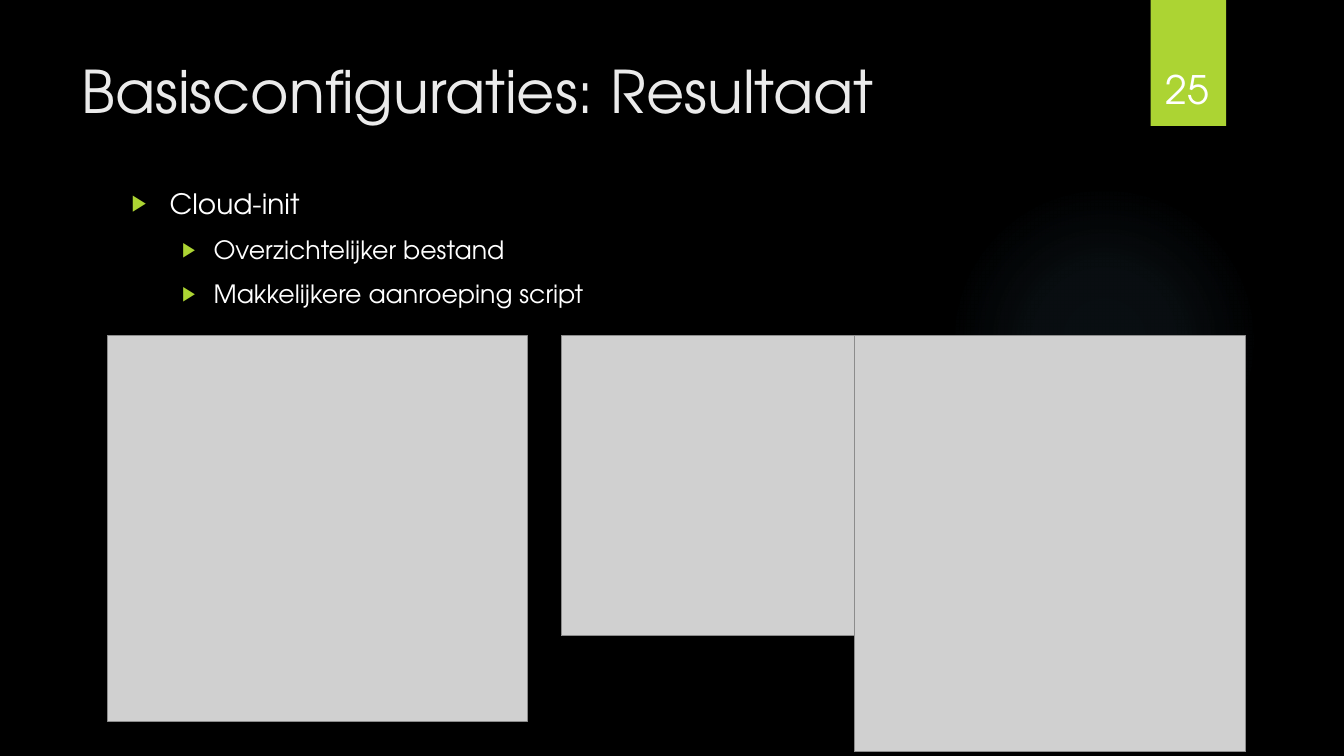
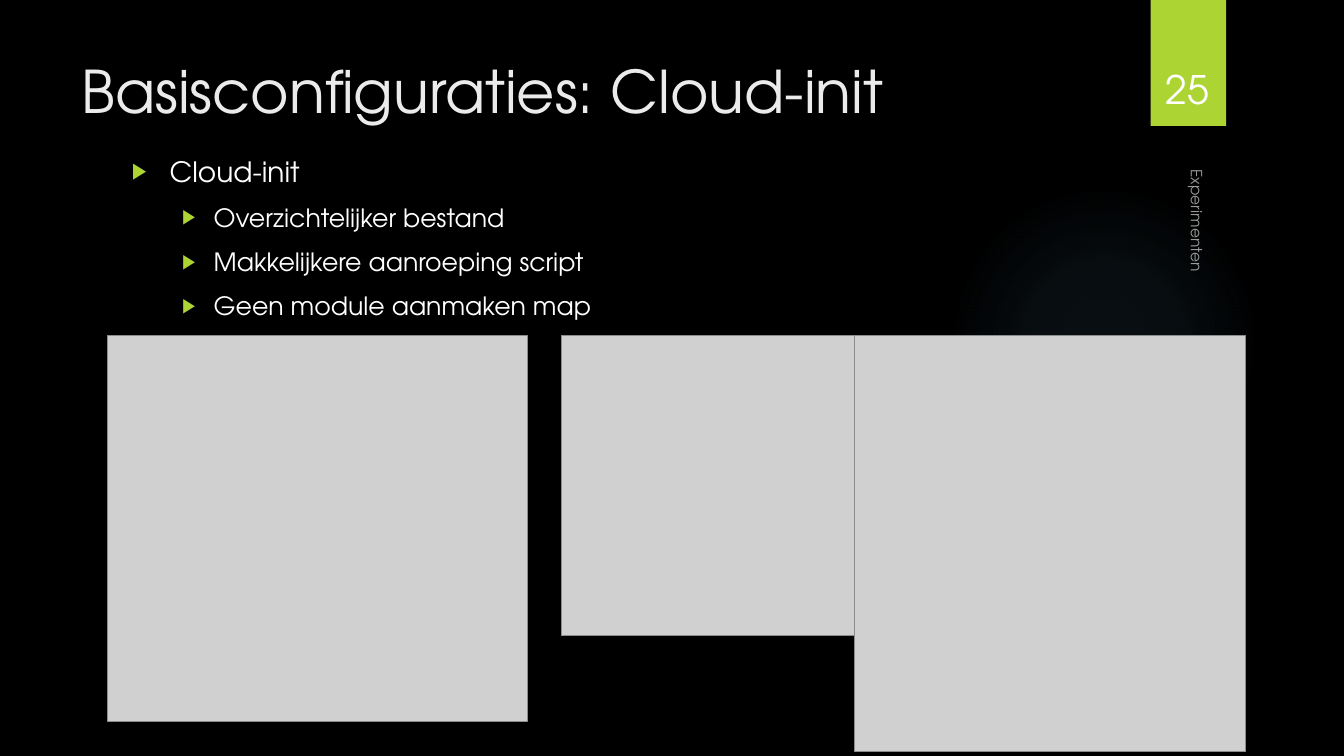
Before and after one commit to MaartenDeS/bachelorproef, a slide deck: slide 25 of presentatie/presentatie.pptx. Drawn at 1344x756 pixels with LibreOffice and Linux fonts; fonts in the diff are those of the drawing; grey boxes stand for pictures; background and template pictures are left out. Boxes give left, top, right and bottom in pixels: in the first picture for what was removed or moved away, otherwise in the second. Text is boxed around its words. In the diff, an @@ line names an element or a change of style, - is before the commit and + after.

```diff
--- a/presentatie/presentatie.pptx
+++ b/presentatie/presentatie.pptx
@@ title at [81, 68, 884, 126]: text changed @@
-Basisconfiguraties: Resultaat
+Basisconfiguraties: Cloud-init
@@ text "Cloud-init": place and size @@
-text "Cloud-init" at [170, 193, 583, 309]
+text "Cloud-init" at [170, 161, 591, 320]
@@ text added at [1183, 180, 1209, 269], 11 pt, text #FFFFFF at 60% opacity @@
+Experimenten
@@ text at [214, 296, 591, 320]: paragraph added @@
+  ▶ Geen module aanmaken map
```
Also in this commit, not shown: 25 other slides changed, 12 slides added, 1 slide removed.
